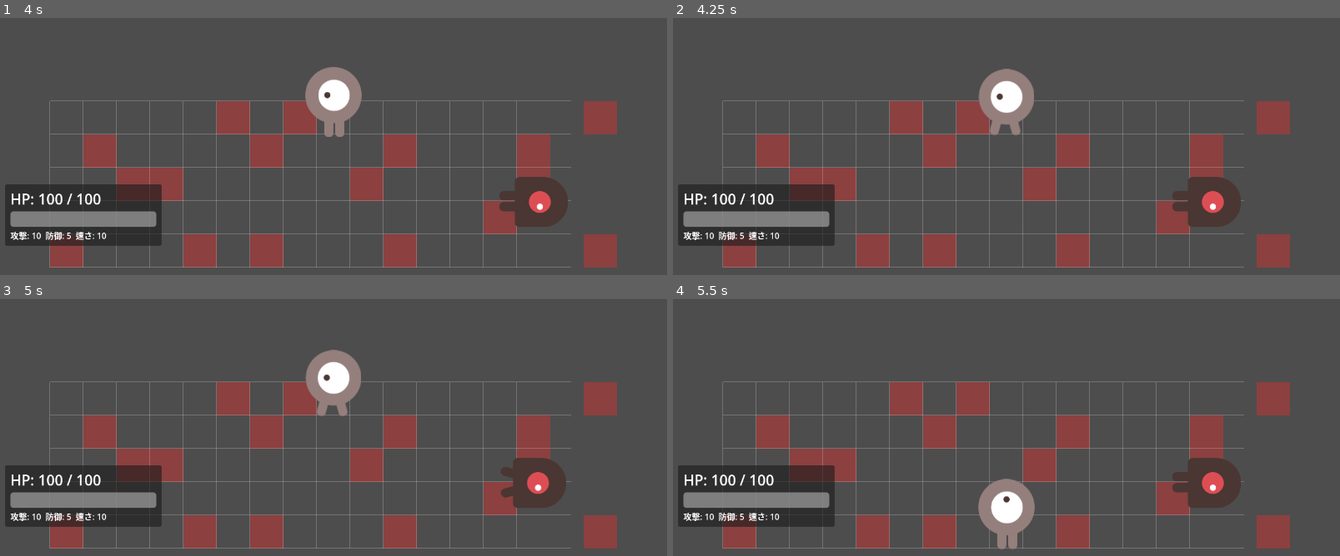
Above: before the commit, frames 1-4 (two rows, left to right).
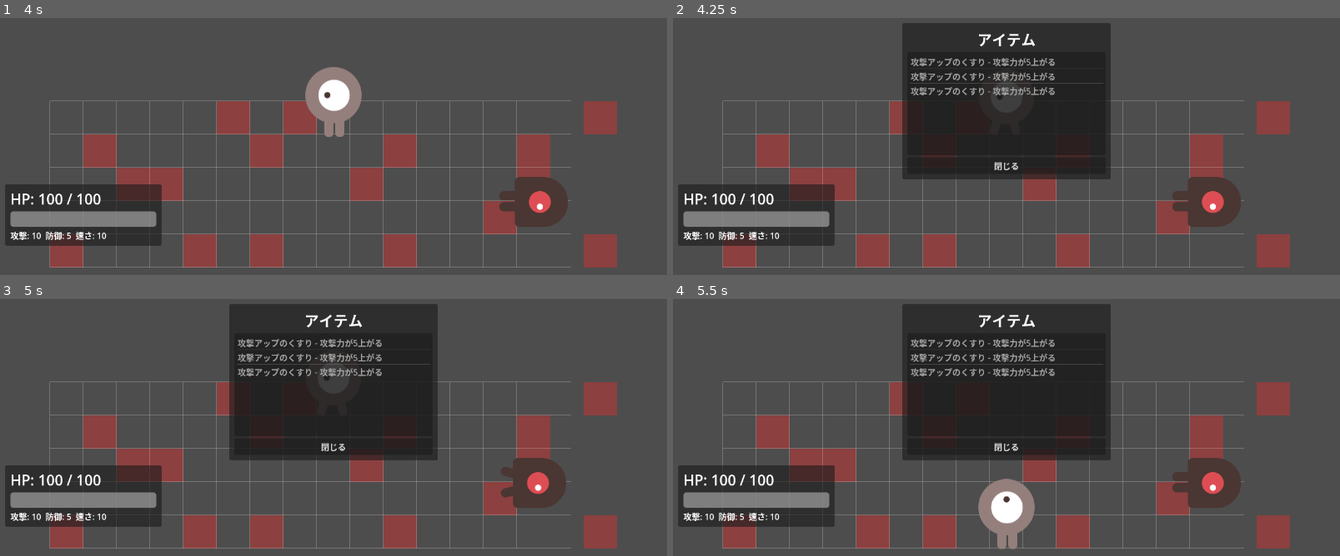
Above: after the commit, the same moments.

Repository: himanushi/godot-test
Game: Godot game, scene res://main.tscn
The game is run twice, just before and just after one commit, with the same random seed, the same clock (stepped at 60 frames per second) and the same inputs.
Inputs:
- Up to frame 1 (4 s): tap Enter (ui_accept) at 0.5, 0.77, 1.52, 2, 3.02, 3.77 s; hold Right (ui_right) 0.53-1.28 s; tap Z (wait_turn, bound only after the commit) every 0.75 s from 0.6 to 3.6 s; hold Down (ui_down) 1.28-2.03 s; hold Right (ui_right) 2.03-2.78 s; hold Up (ui_up) 2.78-3.53 s; hold Left (ui_left) from 3.53 s (still down)
- Up to frame 2 (4.25 s): keep holding Left (ui_left); tap I (open_item_menu, bound only after the commit) at 4.15 s
- Up to frame 3 (5 s): keep holding Left (ui_left); tap Z (wait_turn, bound only after the commit) at 4.35 s; tap Enter (ui_accept) at 4.52 s
- Up to frame 4 (5.5 s): release Left (ui_left) at 5.03 s; hold Down (ui_down) from 5.03 s (still down); tap Z (wait_turn, bound only after the commit) at 5.1 s

Frame 1 is identical in both runs. In frame 2, 19% of the frame differs, in the area x 34-66%, y 1-63%; in frame 3, 19%; in frame 4, 18%.

Commit message:
fix: project.godot

Diff:
--- a/srpg/project.godot
+++ b/srpg/project.godot
@@ -21,3 +21,17 @@
 window/size/viewport_height=720
 window/size/mode=2
 window/stretch/mode="viewport"
+
+[input]
+
+wait_turn={
+"deadzone": 0.5,
+"events": [Object(InputEventKey,"resource_local_to_scene":false,"resource_name":"","device":-1,"window_id":0,"alt_pressed":false,"shift_pressed":false,"ctrl_pressed":false,"meta_pressed":false,"pressed":false,"keycode":0,"physical_keycode":90,"key_label":0,"unicode":122,"location":0,"echo":false,"script":null)
+, Object(InputEventKey,"resource_local_to_scene":false,"resource_name":"","device":-1,"window_id":0,"alt_pressed":false,"shift_pressed":false,"ctrl_pressed":false,"meta_pressed":false,"pressed":false,"keycode":0,"physical_keycode":46,"key_label":0,"unicode":46,"location":0,"echo":false,"script":null)
+]
+}
+open_item_menu={
+"deadzone": 0.5,
+"events": [Object(InputEventKey,"resource_local_to_scene":false,"resource_name":"","device":-1,"window_id":0,"alt_pressed":false,"shift_pressed":false,"ctrl_pressed":false,"meta_pressed":false,"pressed":false,"keycode":0,"physical_keycode":73,"key_label":0,"unicode":105,"location":0,"echo":false,"script":null)
+]
+}
